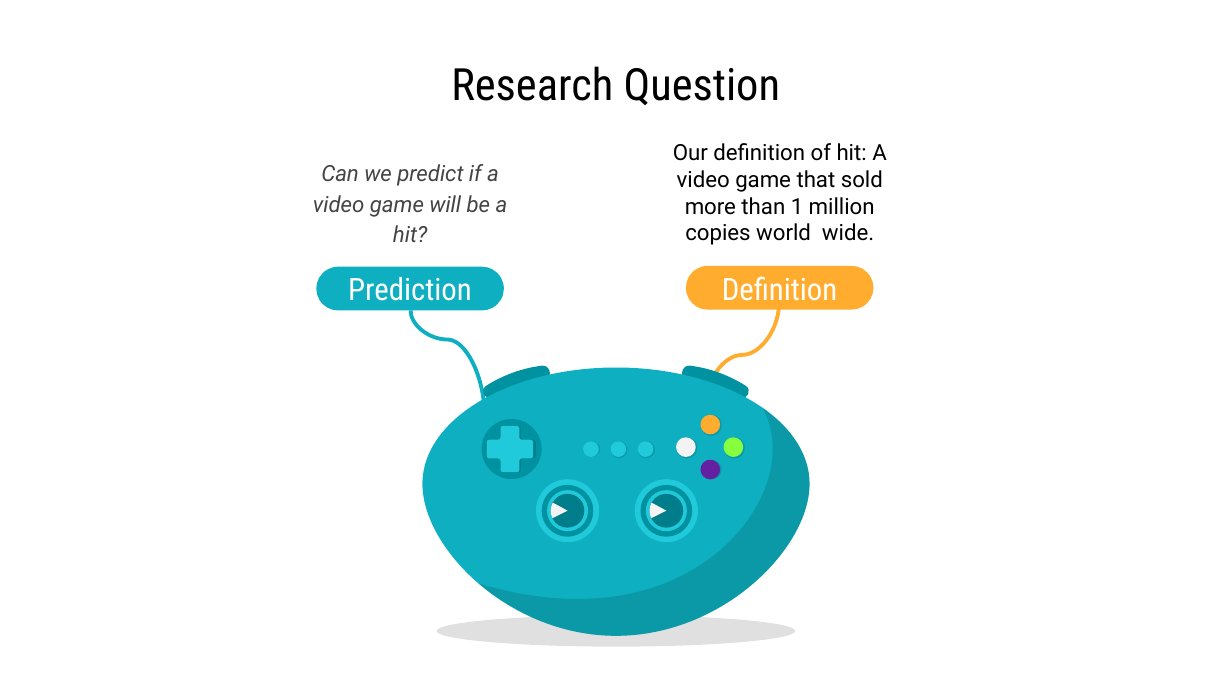
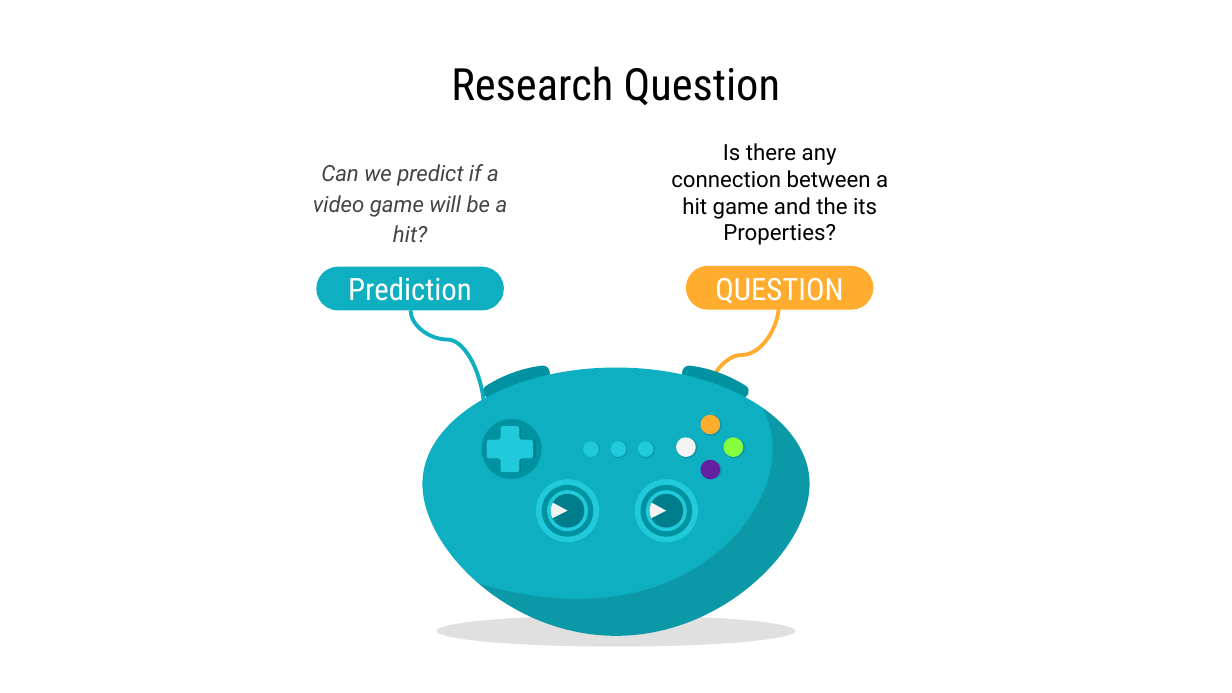
Before and after one commit to tomery1203/Data-science---end-of-semester-project, a slide deck: slide 2 of project presentation.pptx. Drawn at 1232x693 pixels with LibreOffice and Linux fonts; fonts in the diff are those of the drawing. Boxes give left, top, right and bottom in pixels: in the first picture for what was removed or moved away, otherwise in the second. Text is boxed around its words. In the diff, an @@ line names an element or a change of style, - is before the commit and + after.

```diff
--- a/project presentation.pptx
+++ b/project presentation.pptx
@@ text at [671, 143, 888, 245]: text changed @@
-Our definition of hit: A video game that sold more than 1 million copies world wide.
+Is there any connection between a hit game and the its Properties?
@@ text in rounded rectangle at [715, 278, 843, 304]: text changed @@
-Definition
+QUESTION
```
Also in this commit, not shown: 7 other slides changed, 2 slides removed.
